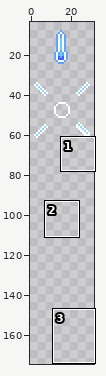
File history of a pixel-art file, resources/images/animations.ase. Above, an overview of the earlier version with the close-up marked.
Close-up. The starting point:
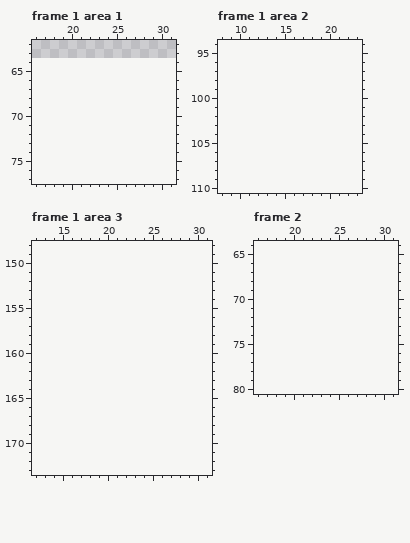
32x64 pixels, 12 frames. Shown: frame 1 area 1: x 16..31, y 62..77; frame 1 area 2: x 8..23, y 94..110; frame 1 area 3: x 12..31, y 148..173; frame 2: x 16..31, y 64..80. The old version is drawn lined up with the new one, on the new canvas. The wide view leaves out empty margins. The commit also changed other frames or places, which this record leaves out.
Palette (. is transparent): 
The same view after the edit:
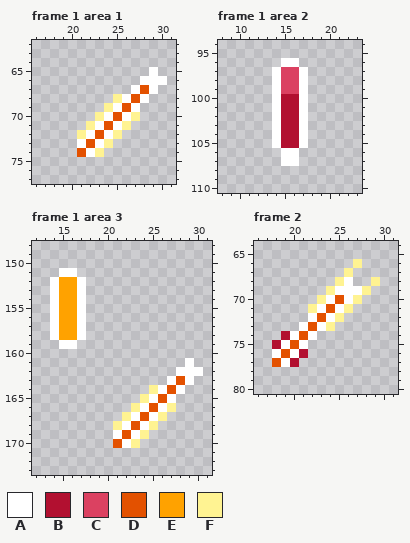
Colours new in this view: A #ffffff  B #b21030  C #db4161  D #e35100  E #ffa200  F #fff392
The exact change:
canvas 32x64 -> 32x192
Changed rows in their new state; - is an unchanged pixel.
Frame 1 area 1:
first column x 21:
65 --------A-
66 -------AAA
67 ------ADA-
68 ----FADA--
69 ---FADA---
70 --FADAF---
71 -FADAF----
72 FADAF-----
73 ADAF------
74 DAF-------
Frame 1 area 2:
first column x 14:
 96 -AA-
 97 ACCA
 98 ACCA
 99 ACCA
100 ABBA
101 ABBA
102 ABBA
103 ABBA
104 ABBA
105 ABBA
106 -AA-
107 -AA-
Frame 1 area 3:
first column x 14:
151 -AA--------------
152 AEEA-------------
153 AEEA-------------
154 AEEA-------------
155 AEEA-------------
156 AEEA-------------
157 AEEA-------------
158 AEEA-------------
159 -AA--------------
161 ---------------A-
162 --------------AAA
163 -------------ADA-
164 -----------FADA--
165 ----------FADA---
166 ---------FADAF---
167 --------FADAF----
168 -------FADAF-----
169 -------ADAF------
170 -------DAF-------
Frame 2:
first column x 18:
66 ---------F--
67 --------F---
68 -------FA--F
69 ------FAAAF-
70 -----FADAF--
71 ----FADAF---
72 ----ADAF----
73 ---ADAF-----
74 -BADA-------
75 BADA--------
76 ADAB--------
77 DAB---------
